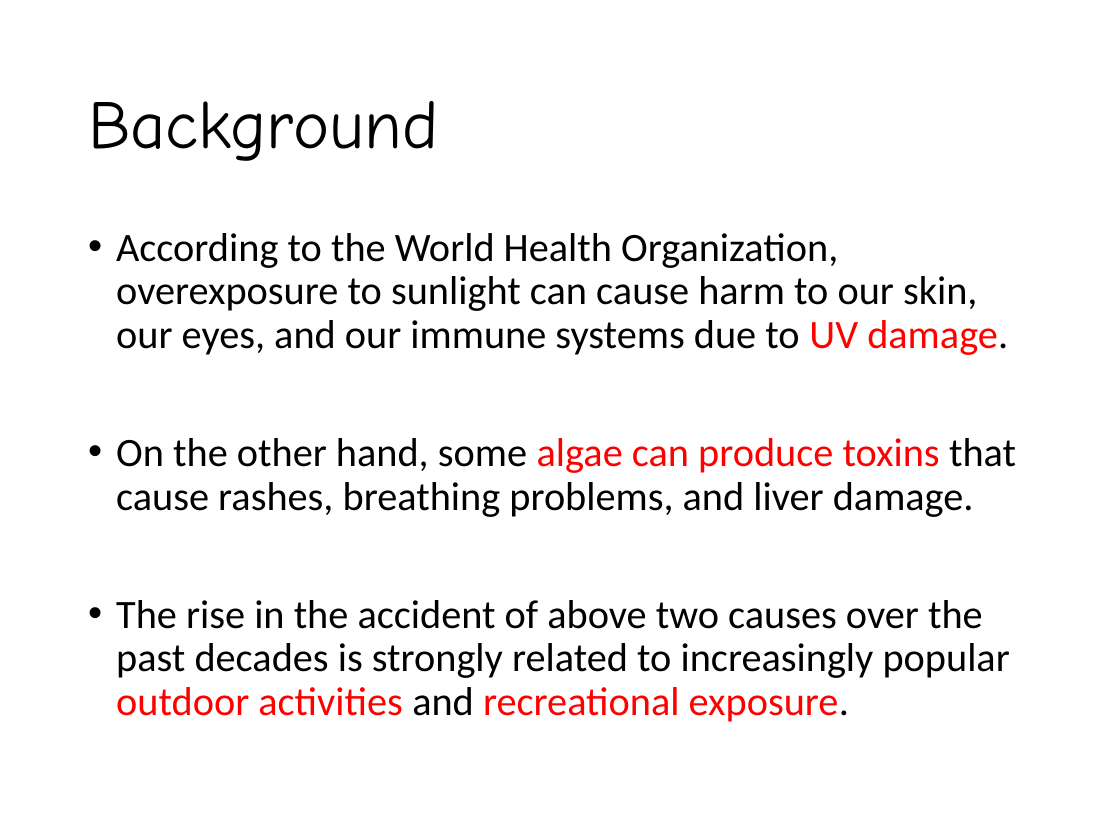
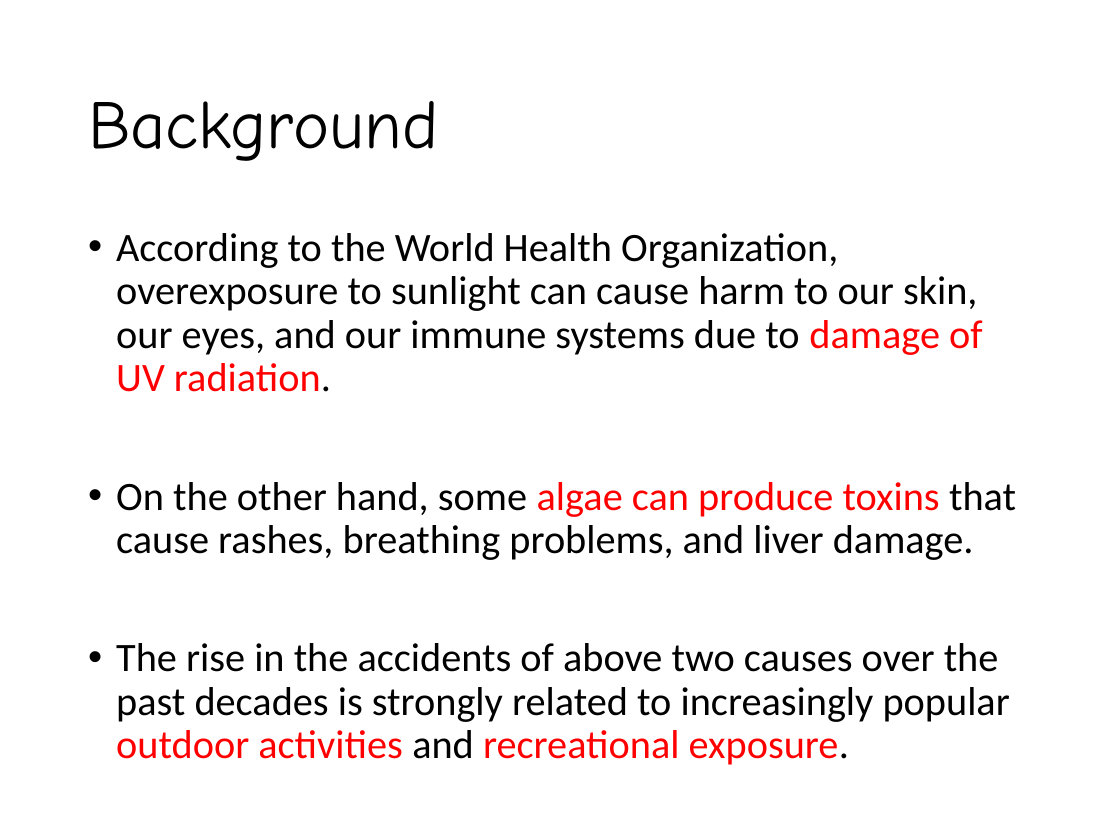
Before and after one commit to hunghw/2017NASA_NCTUBeach, a slide deck: slide 3 of 2017 NASA Hackathon Taiwan - NCTUBeach.pptx. Drawn at 1120x840 pixels with LibreOffice and Linux fonts; fonts in the diff are those of the drawing; background and template pictures are left out. Boxes give left, top, right and bottom in pixels: in the first picture for what was removed or moved away, otherwise in the second. Text is boxed around its words. In the diff, an @@ line names an element or a change of style, - is before the commit and + after.

Commit message:
PPT v5

```diff
--- a/2017 NASA Hackathon Taiwan - NCTUBeach.pptx
+++ b/2017 NASA Hackathon Taiwan - NCTUBeach.pptx
@@ text at bbox=[116, 233, 983, 392]: text changed @@
-• According to the World Health Organization, overexposure to sunlight can cause harm to our skin, our eyes, and our immune systems due to UV damage.
+• According to the World Health Organization, overexposure to sunlight can cause harm to our skin, our eyes, and our immune systems due to damage of UV radiation.
@@ text at bbox=[116, 643, 1010, 765]: text changed @@
-• The rise in the accident of above two causes over the past decades is strongly related to increasingly popular outdoor activities and recreational exposure.
+• The rise in the accidents of above two causes over the past decades is strongly related to increasingly popular outdoor activities and recreational exposure.
```
Also in this commit, not shown: 1 other slide changed.
